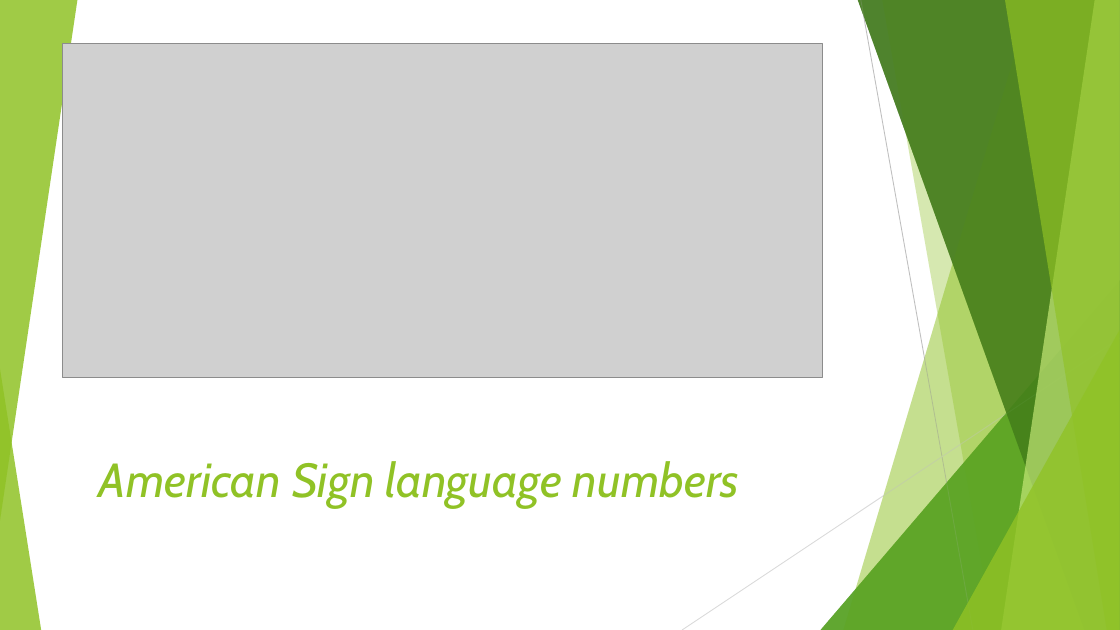
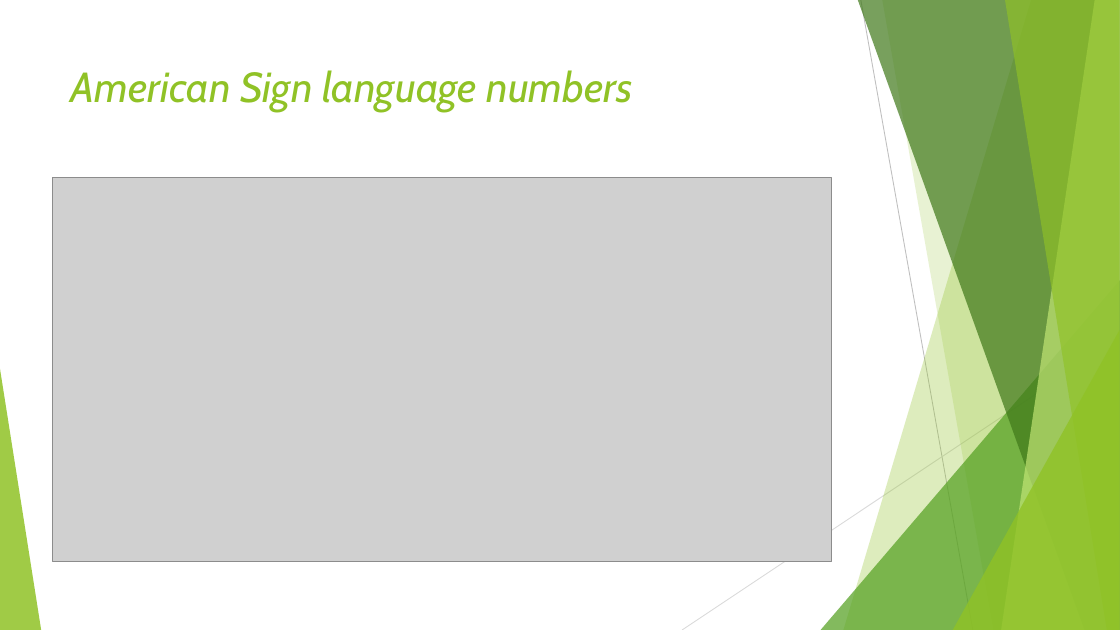
Before and after one commit to sandipgoswami/Mythesis, a slide deck: slide 9 of Sign language/Defence PPT/Sandip-thesis.pptx. Drawn at 1120x630 pixels with LibreOffice and Linux fonts; fonts in the diff are those of the drawing; grey boxes stand for pictures. Boxes give left, top, right and bottom in pixels: in the first picture for what was removed or moved away, otherwise in the second. Text is boxed around its words. In the diff, an @@ line names an element or a change of style, - is before the commit and + after.

```diff
--- a/Sign language/Defence PPT/Sandip-thesis.pptx
+++ b/Sign language/Defence PPT/Sandip-thesis.pptx
@@ group removed at [0, 0, 1120, 630]: 5 freeform shapes, 3 triangles, 2 lines @@
@@ line added from (861, 0) to (973, 630), #BFBFBF 0.75 pt @@
@@ title "American Sign language numbers": place and size @@
-title "American Sign language numbers" at [99, 461, 740, 508]
+title "American Sign language numbers" at [71, 70, 633, 112]
@@ title "American Sign language numbers" at [71, 70, 633, 112]: size 41 to 36 pt; line spacing 0.9 to 1; vertical alignment bottom to top @@
@@ picture removed at [62, 43, 823, 377] @@
@@ picture added at [53, 177, 832, 561] @@
@@ line added from (1120, 339) to (682, 630), #D9D9D9 0.75 pt @@
```
Also in this commit, not shown: 12 other slides changed, 7 slides added, 6 other files.
